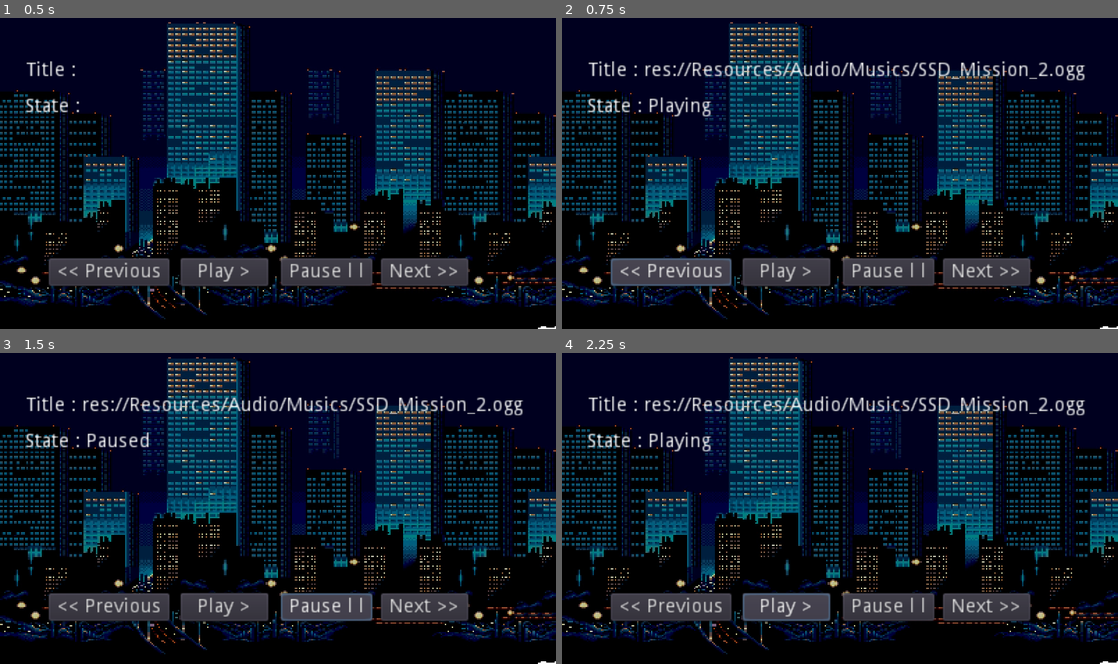
Above: before the commit, frames 1-4 (two rows, left to right).
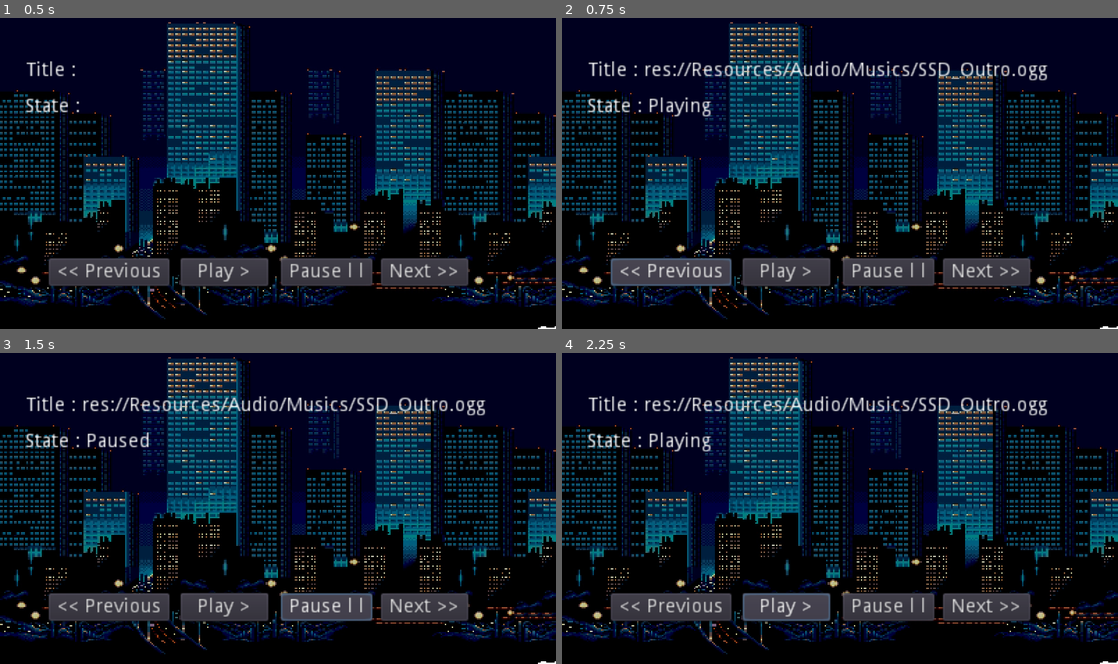
Above: after the commit, the same moments.

Repository: FredoLaPower/Beat-The-Crap
Game: Godot game, scene res://TitleScreen.tscn
Same seed, same stepped clock (60 frames per second), same inputs: the game is played once before the commit and once after it.
Inputs:
- Up to frame 1 (0.5 s): no input
- Up to frame 2 (0.75 s): click "<< Previous" at 0.5 s
- Up to frame 3 (1.5 s): click "Pause l l" at 1.25 s
- Up to frame 4 (2.25 s): click "Play >" at 2 s

Frame 1 is identical in both runs. In frame 2, 0.6% of the frame differs, in the area x 71-95%, y 13-21%; in frame 3, 0.6%; in frame 4, 0.6%.

Commit message:
MusicManager -> MusicController

Diff:
--- /dev/null
+++ b/Controllers/MusicController.gd
@@ -0,0 +1,182 @@
+extends AudioStreamPlayer2D
+
+
+#Private members
+var _tracklist       = []   # Array of resource path strings
+var _current_track   = 0    # Index in arrays starts from 0
+var _resource_path   = ""   # Common path where all the files are stored (optional if _mixed_resources = truer)
+var _mixed_resources = true # If mixed resources is set to true both _resource_path and _file_extension will be ignored
+var _state           = "Stopped"
+
+
+func _ready():
+	autoplay      = false
+	stream_paused = false
+	playing       = false
+
+
+#Methods
+func set_resource_path(resource_path : String):
+	if _mixed_resources:
+		push_warning("MusicController::set_resource_path() -> Mixed resources is set to true.")
+
+	if resource_path.empty():
+		push_error("MusicController::set_resource_path() -> Resource path can't be null.")
+		return
+
+	var directory = Directory.new();
+
+	if not directory.dir_exists(resource_path):
+		push_error("MusicController::set_resource_path() -> Directory not found : " + resource_path)
+		return
+
+	_resource_path = resource_path
+
+
+func allow_mixed_resources():
+	_mixed_resources = true
+
+
+func disallow_mixed_resources():
+		_mixed_resources = false
+
+
+func play_track(resource_path : String, add_resource_path = false):
+	if resource_path.empty():
+		push_error("MusicController::play_track() -> Resource path can't be null.")
+		return
+
+	var path = ""
+
+	if add_resource_path:
+		path = _resource_path + resource_path
+	else:
+		path = resource_path
+
+	if not File.new().file_exists(path):
+		push_error("MusicController::play_track() -> File not found : " + path)
+		return
+
+	var track = load(path)
+	stream = track
+
+	_state = "Playing"
+
+	play()
+
+func play_track_number(number : int):
+	if number < 0 or number > _tracklist.size():
+		push_error("MusicController::play_track_number() -> Track number is outside of the tracklist boundaries.")
+		return
+
+	_current_track = number
+
+	listen_to_tracklist()
+
+
+func stop_track():
+	_state = "Stopped"
+
+	stop()
+
+
+# Manage tracklist
+func listen_to_tracklist():
+	if _tracklist.size() == 0:
+		push_error("MusicController::play_tracklist() -> tracklist is empty.")
+		return
+
+	play_track(_tracklist[_current_track])
+
+
+func add_track(resource_path : String):
+	if resource_path.empty():
+		push_error("MusicController::add_track() -> Resource path can't be null.")
+		return
+
+	var path = ""
+
+	if _mixed_resources:
+		path = resource_path
+	else:
+		path = _resource_path + resource_path
+
+	print(path)
+	_tracklist.append(path)
+
+
+func remove_track(resource_path : String):
+	if resource_path.empty():
+		push_error("MusicController::remove_track() -> Resource path can't be null.")
+		return
+
+	var path = ""
+
+	if _mixed_resources:
+		path = resource_path
+	else:
+		path = _resource_path + resource_path
+
+	var index = _tracklist.find(path)
+
+	if index == -1:
+		push_error("MusicController::remove_track() -> Track not found. " + path)
+		return
+
+	_tracklist.remove(index)
+
+
+func clear_tracklist():
+	_tracklist.clear()
+
+
+func shuffle_tracklist():
+	pass
+
+
+func next_track(autoplay = true):
+	_current_track += 1
+
+	if _current_track > _tracklist.size() - 1:
+		_current_track = 0
+
+	if autoplay:
+		listen_to_tracklist()
+
+
+func previous_track(autoplay = true):
+	_current_track -= 1
+
+	if _current_track < 0:
+		_current_track = _tracklist.size() - 1
+
+	if autoplay:
+		listen_to_tracklist()
+
+
+func pause():
+	stream_paused = true
+	_state        = "Paused"
+
+
+func unpause():
+	stream_paused = false
+	_state        = "Unpaused"
+
+func get_state():
+	return _state
+
+
+func current_track():
+	return _tracklist[_current_track]
+
+func find_track(search_string):
+	if search_string.empty():
+		push_error("MusicController::search_track() -> Search term can't be null.")
+		return -1
+
+	for index in range(0,_tracklist.size() - 1):
+		if not _tracklist[index].find(search_string) == -1:
+			return index
+
+	return -1
--- /dev/null
+++ b/Controllers/MusicController.tscn
@@ -0,0 +1,6 @@
+[gd_scene load_steps=2 format=2]
+
+[ext_resource path="res://Controllers/MusicController.gd" type="Script" id=1]
+
+[node name="MusicManager" type="AudioStreamPlayer2D"]
+script = ExtResource( 1 )
--- a/Managers/MusicManager.gd
+++ /dev/null
@@ -1,170 +0,0 @@
-extends AudioStreamPlayer2D
-
-
-#Private members
-var _playlist        = []   # Array of resource path strings
-var _current_track   = 0    # Index in arrays starts from 0
-var _resource_path   = ""   # Common path where all the files are stored (optional if _mixed_resources = truer)
-var _mixed_resources = true # If mixed resources is set to true both _resource_path and _file_extension will be ignored
-var _state           = "Stopped"
-
-
-func _ready():
-	autoplay      = false
-	stream_paused = false
-	playing       = false
-
-
-#Methods
-func set_resource_path(resource_path : String):
-	if _mixed_resources:
-		push_warning("MusicManager::set_resource_path() -> Mixed resources is set to true.")
-
-	if resource_path.empty():
-		push_error("MusicManager::set_resource_path() -> Resource path can't be null.")
-		return
-
-	var directory = Directory.new();
-
-	if not directory.dir_exists(resource_path):
-		push_error("MusicManager::set_resource_path() -> Directory not found : " + resource_path)
-		return
-
-	_resource_path = resource_path
-
-
-func allow_mixed_resources():
-	_mixed_resources = true
-
-
-func disallow_mixed_resources():
-		_mixed_resources = false
-
-
-func play_track(resource_path : String, add_resource_path = false):
-	if resource_path.empty():
-		push_error("MusicManager::play_track() -> Resource path can't be null.")
-		return
-
-	var path = ""
-
-	if add_resource_path:
-		path = _resource_path + resource_path
-	else:
-		path = resource_path
-
-	if not File.new().file_exists(path):
-		push_error("MusicManager::play_track() -> File not found : " + path)
-		return
-
-	var track = load(path)
-	stream = track
-
-	_state = "Playing"
-
-	play()
-
-
-func stop_track():
-	_state = "Stopped"
-
-	stop()
-
-
-# Manage playlist
-func listen_to_playlist():
-	if _playlist.size() == 0:
-		push_error("MusicManager::play_playlist() -> Playlist is empty.")
-		return
-
-	play_track(_playlist[_current_track])
-
-
-func add_track(resource_path : String):
-	if resource_path.empty():
-		push_error("MusicManager::add_track() -> Resource path can't be null.")
-		return
-
-	var path = ""
-
-	if _mixed_resources:
-		path = resource_path
-	else:
-		path = _resource_path + resource_path
-
-	print(path)
-	_playlist.append(path)
-
-
-func remove_track(resource_path : String):
-	if resource_path.empty():
-		push_error("MusicManager::remove_track() -> Resource path can't be null.")
-		return
-
-	var path = ""
-
-	if _mixed_resources:
-		path = resource_path
-	else:
-		path = _resource_path + resource_path
-
-	var index = _playlist.find(path)
-
-	if index == -1:
-		push_error("MusicManager::remove_track() -> Track not found. " + path)
-		return
-
-	_playlist.remove(index)
-
-
-func clear_playlist():
-	_playlist.clear()
-
-
-func shuffle_playlist():
-	pass
-
-
-func next_track(autoplay = true):
-	_current_track += 1
-
-	if _current_track > _playlist.size() - 1:
-		_current_track = 0
-
-	if autoplay:
-		listen_to_playlist()
-
-
-func previous_track(autoplay = true):
-	_current_track -= 1
-
-	if _current_track < 0:
-		_current_track = _playlist.size() - 1
-
-	if autoplay:
-		listen_to_playlist()
-
-
-func pause():
-	stream_paused = true
-	_state        = "Paused"
-
-
-func unpause():
-	stream_paused = false
-	_state        = "Unpaused"
-
-func get_state():
-	return _state
-
-
-func current_track():
-	return _playlist[_current_track]
-
-func search_track(search_string):
-	if search_string.empty():
-		push_error("MusicManager::search_track() -> Search term can't be null.")
-		return
-
-	#for
-		#match
--- a/Managers/MusicManager.tscn
+++ /dev/null
@@ -1,6 +0,0 @@
-[gd_scene load_steps=2 format=2]
-
-[ext_resource path="res://Managers/MusicManager.gd" type="Script" id=1]
-
-[node name="MusicManager" type="AudioStreamPlayer2D"]
-script = ExtResource( 1 )
--- a/Scripts/TitleScreen.gd
+++ b/Scripts/TitleScreen.gd
@@ -8,6 +8,11 @@
 	MusicManager.add_track("SSD_Intro.ogg")
 	MusicManager.add_track("SSD_Mission_1.ogg")
 	MusicManager.add_track("SSD_Mission_2.ogg")
+	MusicManager.add_track("SSD_Mission_3.ogg")
+	MusicManager.add_track("SSD_Mission_4.ogg")
+	MusicManager.add_track("SSD_Mission_5.ogg")
+	MusicManager.add_track("SSD_Mission_6.ogg")
+	MusicManager.add_track("SSD_Outro.ogg")
 
 
 func _on_Pause_pressed():
@@ -32,7 +37,7 @@
 	$State.text = "State : " + MusicManager.get_state()
 
 func _on_Play_pressed():
-	MusicManager.listen_to_playlist()
+	MusicManager.listen_to_tracklist()
 
 	$Title.text = "Title : " +MusicManager.current_track()
 	$State.text = "State : " + MusicManager.get_state()
--- a/project.godot
+++ b/project.godot
@@ -21,13 +21,15 @@
 
 [autoload]
 
-MusicManager="*res://Managers/MusicManager.tscn"
+MusicManager="*res://Controllers/MusicController.tscn"
 
 [display]
 
 window/size/width=400
 window/size/height=225
 window/size/resizable=false
+window/size/test_width=800
+window/size/test_height=450
 window/stretch/mode="2d"
 
 [rendering]
Not shown, added: Resources/Audio/Musics/SSD_Mission_3.ogg.import
Not shown, added: Resources/Audio/Musics/SSD_Mission_4.ogg.import
Not shown, added: Resources/Audio/Musics/SSD_Mission_5.ogg.import
Not shown, added: Resources/Audio/Musics/SSD_Mission_6.ogg.import
Not shown, added: Resources/Audio/Musics/SSD_Outro.ogg.import
Not shown, added: Resources/Audio/Musics/.DS_Store
Not shown, changed: Resources/Audio/Musics/04 Mission 3.mp3
Not shown, changed: Resources/Audio/Musics/05 Mission 4.mp3
Not shown, removed: Resources/Audio/Musics/06 Mission 5.mp3
Not shown, removed: Resources/Audio/Musics/07 Mission 6.mp3
Not shown, removed: Resources/Audio/Musics/08 Legend of the Double Dragons.mp3
Not shown, added: Resources/Audio/Musics/SSD_Mission_3.ogg
(and 4 more such lines)
